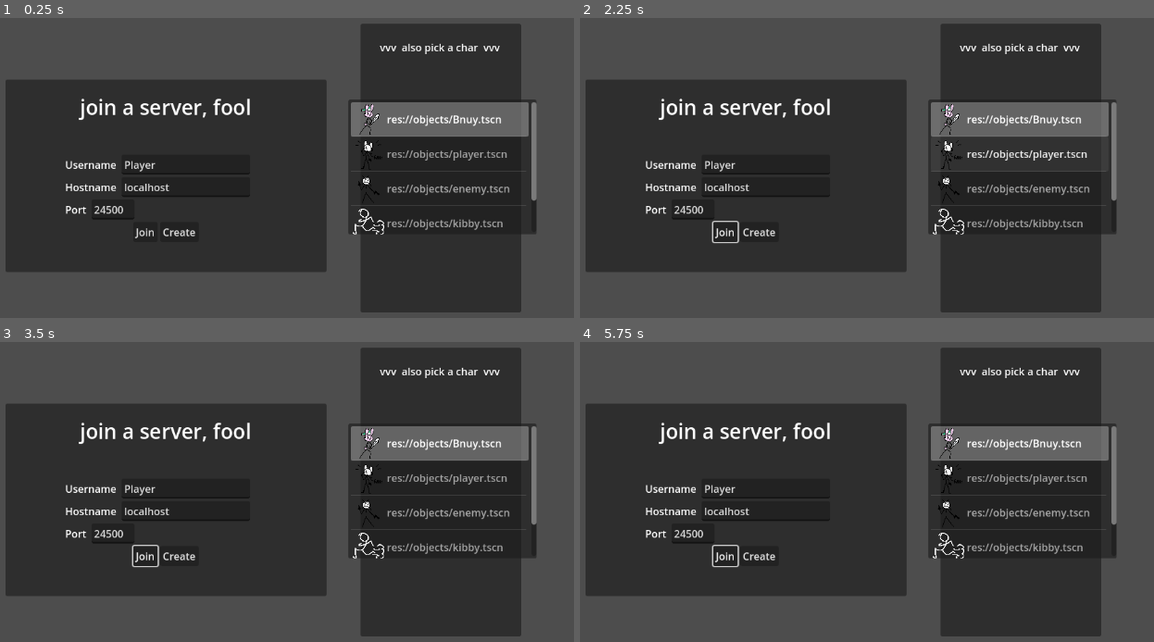
Above: before the commit, frames 1-4 (two rows, left to right).
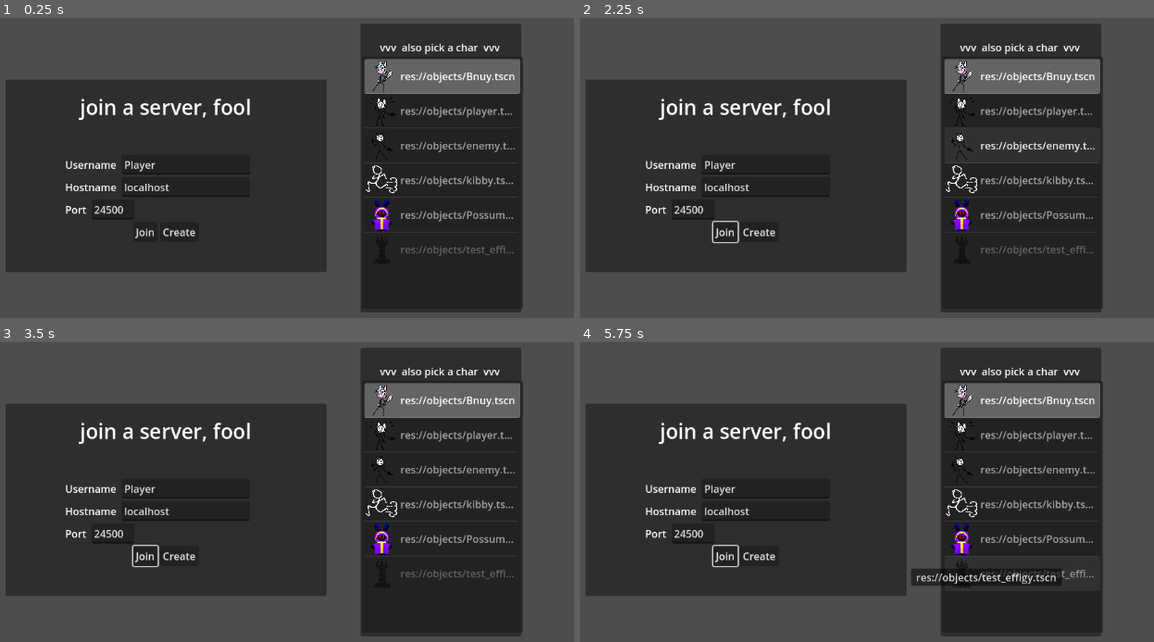
Above: after the commit, the same moments.

Repository: ndvrxd/cultism
Game: Godot game, scene res://connectScreen.tscn
The game is run twice, just before and just after one commit, with the same random seed, the same clock (stepped at 60 frames per second) and the same inputs.
Inputs (mouse positions are in pixels of both pictures, inside the frame that each line leads up to):
- Up to frame 1 (0.25 s): no input
- Up to frame 2 (2.25 s): click "Create" at 0.5 s; click "Join" at 1.25 s; move the mouse to (1010, 156) at 2.02 s; hold D (right) from 2.03 s (still down); hold K (CameraTiltDown) from 2.03 s (still down)
- Up to frame 3 (3.5 s): move the mouse to (120, 522) at 2.77 s; release D (right) at 2.78 s; release K (CameraTiltDown) at 2.78 s; hold S (down) from 2.78 s (still down); tap Mouse wheel down (CameraTiltDownImpulse) at 2.85 s
- Up to frame 4 (5.75 s): move the mouse to (918, 408) at 3.52 s; release S (down) at 3.53 s; hold D (right) 3.53-4.28 s; hold I (CameraTiltUp) 3.53-4.28 s; move the mouse to (809, 582) at 4.27 s; hold W (up) 4.28-5.03 s; tap Mouse wheel up (CameraTiltUpImpulse) at 4.35 s; move the mouse to (1067, 561) at 5.02 s; hold A (left) from 5.03 s (still down); tap Down (LookDown) at 5.1 s

The runs differ from the first frame. In frame 1, 11% of the frame differs, in the area x 60-94%, y 12-97%; in frame 2, 11%; in frame 3, 11%; in frame 4, 11%, in the area x 57-94%, y 12-97%.

Commit message:
temp push (sory D:)

Diff:
--- a/cult-game-version-0.1/connectScreen.tscn
+++ b/cult-game-version-0.1/connectScreen.tscn
@@ -6,12 +6,15 @@
 [ext_resource type="Texture2D" uid="uid://6i8qff0kq7ei" path="res://art/enemy ph.png" id="3_ggp5m"]
 [ext_resource type="Texture2D" uid="uid://cqrh7ndjucvg5" path="res://art/effigy ph.png" id="4_f673u"]
 [ext_resource type="Texture2D" uid="uid://bdeo180vqay6m" path="res://art/run.png" id="6_l78gu"]
+[ext_resource type="Texture2D" uid="uid://pcdp47cn5hr0" path="res://art/sprites/leveled/bnnuy.001.png" id="6_uhyrj"]
 
 [sub_resource type="LabelSettings" id="LabelSettings_3pw02"]
 font_size = 32
 
 [sub_resource type="LabelSettings" id="LabelSettings_yj1jt"]
 font_color = Color(1, 0, 0, 1)
+
+[sub_resource type="SpriteFrames" id="SpriteFrames_u7ur4"]
 
 [node name="ConnectScreen" type="Control" node_paths=PackedStringArray("nameBox", "addressBox", "portBox", "errorMsg", "charBodySel")]
 layout_mode = 3
@@ -149,13 +152,13 @@
 anchor_top = 0.5
 anchor_right = 0.5
 anchor_bottom = 0.5
-offset_left = -144.0
-offset_top = -107.115
-offset_right = 149.0
-offset_bottom = 103.185
+offset_left = -123.0
+offset_top = -174.0
+offset_right = 128.0
+offset_bottom = 219.0
 grow_horizontal = 2
 grow_vertical = 2
-item_count = 5
+item_count = 6
 fixed_icon_size = Vector2i(50, 50)
 item_0/text = "res://objects/Bnuy.tscn"
 item_0/icon = ExtResource("2_lufnk")
@@ -165,9 +168,14 @@
 item_2/icon = ExtResource("3_ggp5m")
 item_3/text = "res://objects/kibby.tscn"
 item_3/icon = ExtResource("6_l78gu")
-item_4/text = "res://objects/test_effigy.tscn"
-item_4/icon = ExtResource("4_f673u")
-item_4/disabled = true
+item_4/text = "res://objects/Possum.tscn"
+item_4/icon = ExtResource("6_uhyrj")
+item_5/text = "res://objects/test_effigy.tscn"
+item_5/icon = ExtResource("4_f673u")
+item_5/disabled = true
+
+[node name="AnimatedSprite2D" type="AnimatedSprite2D" parent="."]
+sprite_frames = SubResource("SpriteFrames_u7ur4")
 
 [connection signal="pressed" from="Control/VBoxContainer/CenterContainer/HBoxContainer4/Button" to="." method="onJoinClicked"]
 [connection signal="pressed" from="Control/VBoxContainer/CenterContainer/HBoxContainer4/Button2" to="." method="onCreateClicked"]
--- a/cult-game-version-0.1/objects/Possum.tscn
+++ b/cult-game-version-0.1/objects/Possum.tscn
@@ -10,6 +10,7 @@
 
 [node name="Possum" type="CharacterBody2D"]
 script = ExtResource("1_1fgx3")
+objPath = "res://objects/Possum.tscn"
 
 [node name="shoulder" type="Node2D" parent="."]
 position = Vector2(0, -64)
@@ -22,12 +23,12 @@
 texture = ExtResource("2_fns0g")
 
 [node name="CollisionShape2D" type="CollisionShape2D" parent="."]
-position = Vector2(0, -49)
+position = Vector2(0, -25)
 shape = SubResource("CapsuleShape2D_gokdr")
 
 [node name="Node2D" type="Node2D" parent="." groups=["upright_sprite"]]
 
 [node name="Sprite2D" type="Sprite2D" parent="Node2D"]
-scale = Vector2(0.0559503, 0.0559503)
+scale = Vector2(0.141667, 0.141667)
 texture = ExtResource("3_2euqh")
-offset = Vector2(0, -1048.93)
+offset = Vector2(0, -246.385)
--- a/cult-game-version-0.1/objects/kibby.tscn
+++ b/cult-game-version-0.1/objects/kibby.tscn
@@ -10,6 +10,7 @@
 
 [node name="Kibby" type="CharacterBody2D"]
 script = ExtResource("1_j0iaj")
+objPath = "res://objects/kibby.tscn"
 
 [node name="shoulder" type="Node2D" parent="."]
 position = Vector2(0, -64)
Binary file added: cult-game-version-0.1/art/sprites/funny/dance.gif
Binary file added: cult-game-version-0.1/art/sprites/funny/yappers.gif
Binary file added: cult-game-version-0.1/art/sprites/yappers.gif
Not shown: 1 places in cult-game-version-0.1/connectScreen.tscn that only renumber resources
Binary file added: cult-game-version-0.1/dance.gif
Binary file added: cult-game-version-0.1/yappers.gif
